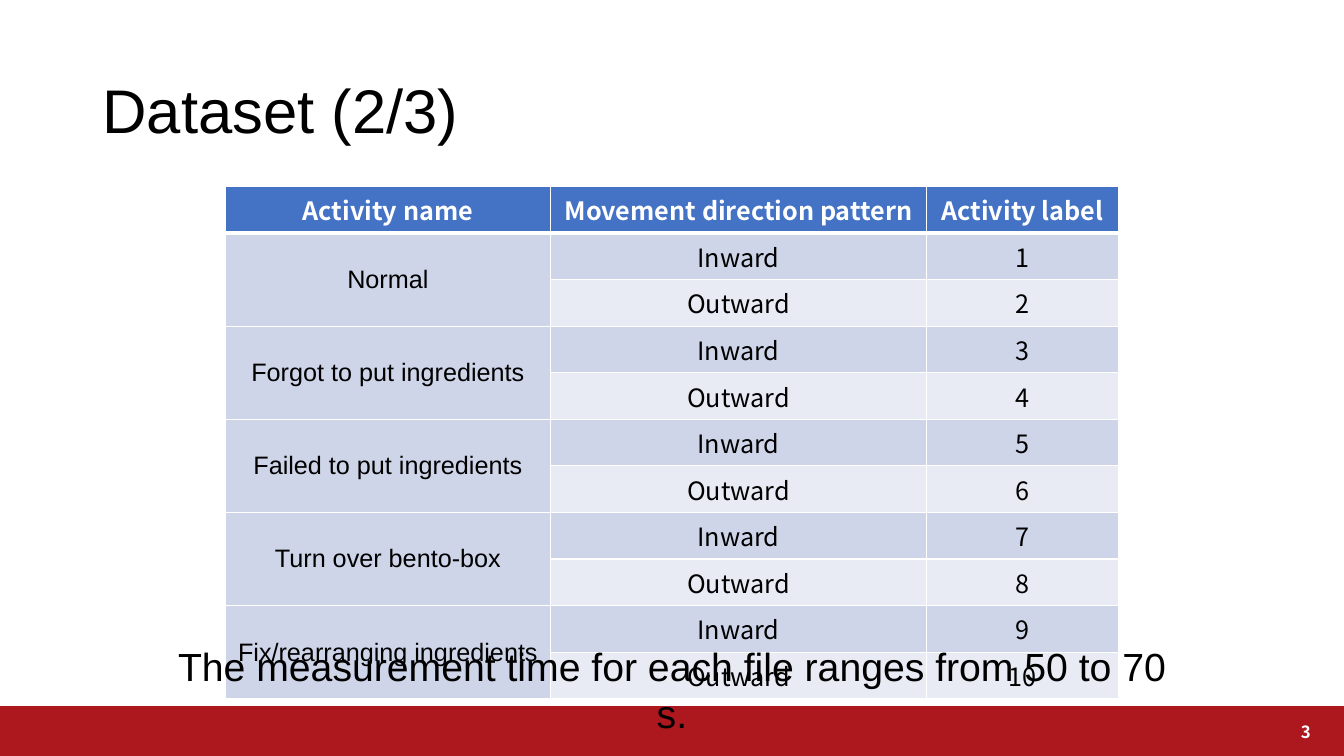
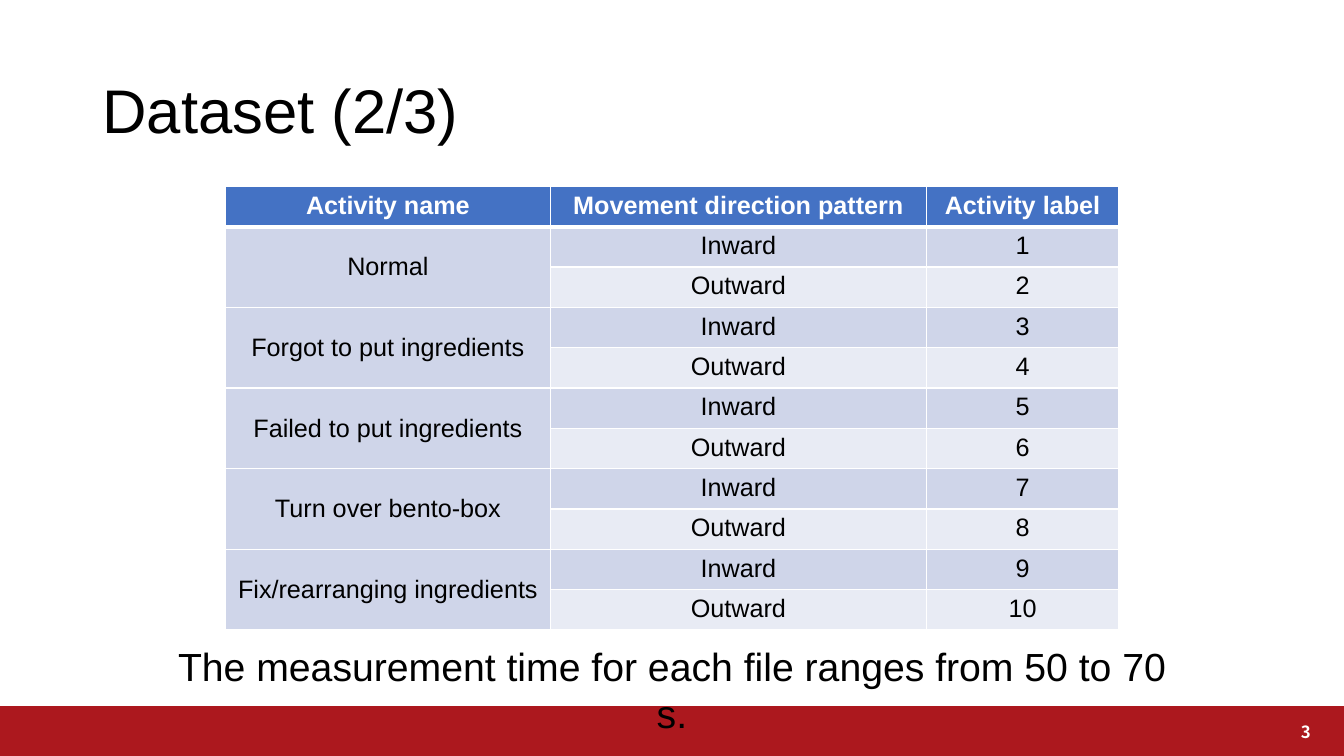
Before and after one commit to a2h1r0/lab, a slide deck: slide 3 of paper/ABC2021BentoChallenge/ABC2021.pptx. Drawn at 1344x756 pixels with LibreOffice and Linux fonts; fonts in the diff are those of the drawing; background and template pictures are left out. Boxes give left, top, right and bottom in pixels: in the first picture for what was removed or moved away, otherwise in the second. Text is boxed around its words. In the diff, an @@ line names an element or a change of style, - is before the commit and + after.

```diff
--- a/paper/ABC2021BentoChallenge/ABC2021.pptx
+++ b/paper/ABC2021BentoChallenge/ABC2021.pptx
@@ table at <box>225,187,1119,630</box> @@
@@ font Noto Sans CJK JP to Arial in "Activity name", "Movement direction pattern", "Activity label", "Inward" and 19 more places @@
```
Also in this commit, not shown: 1 slide added, 2 other files.
